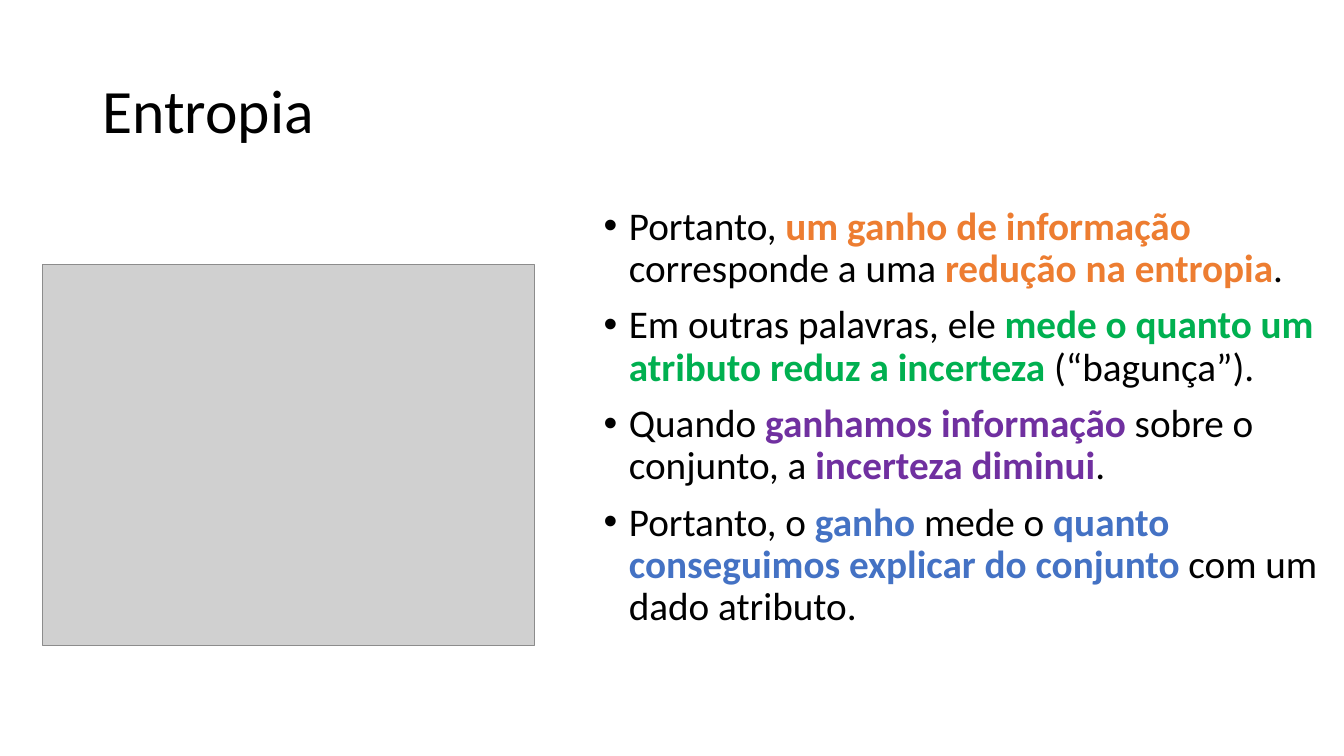
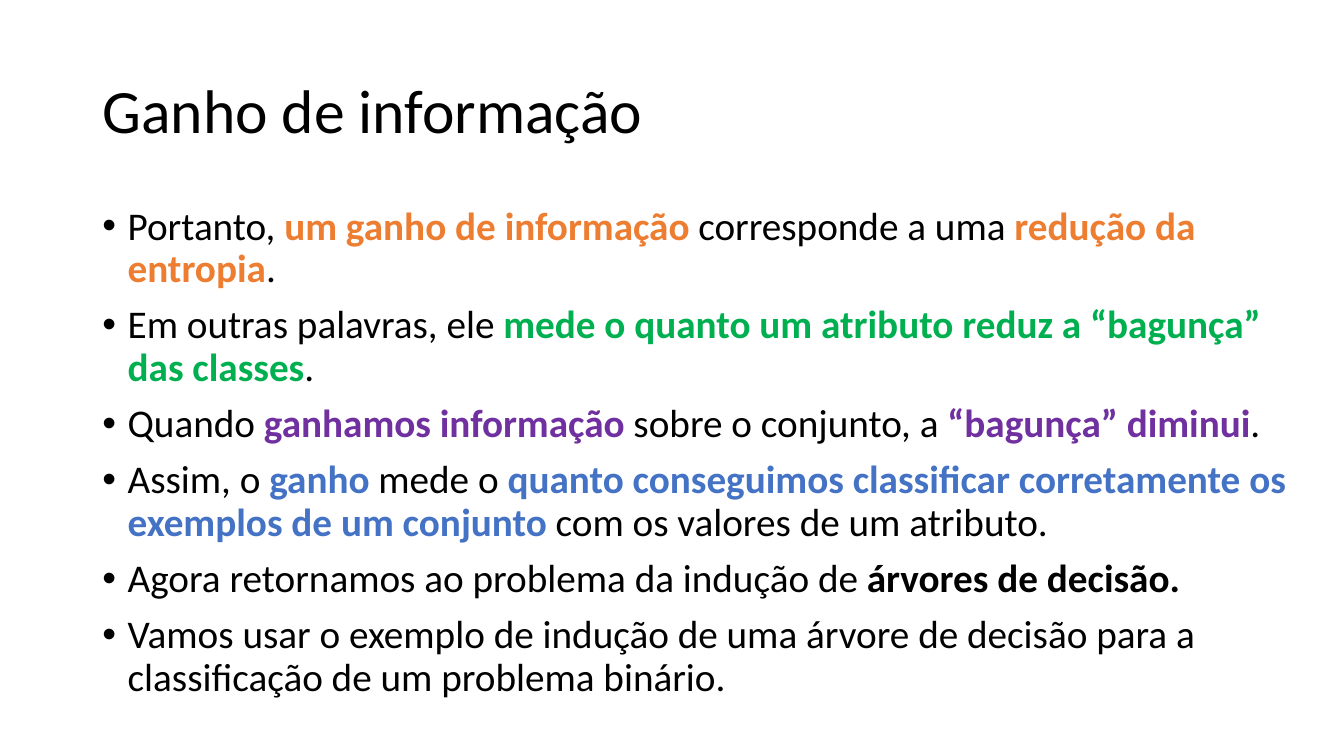
Before and after one commit to zz4fap/c24_inteligencia_artificial, a slide deck: slide 24 of slides/C24_Árvores_de_decisão.pptx (slide 27 before the commit). Drawn at 1344x756 pixels with LibreOffice and Linux fonts; fonts in the diff are those of the drawing; grey boxes stand for pictures. Boxes give left, top, right and bottom in pixels: in the first picture for what was removed or moved away, otherwise in the second. Text is boxed around its words. In the diff, an @@ line names an element or a change of style, - is before the commit and + after.

```diff
--- a/slides/C24_Árvores_de_decisão.pptx
+++ b/slides/C24_Árvores_de_decisão.pptx
@@ title at <box>102,90,643,144</box>: text changed @@
-Entropia
+Ganho de informação
@@ text at <box>128,212,1286,698</box>: text changed; bold off @@
-• Portanto, um ganho de informação corresponde a uma redução na entropia.
-• Em outras palavras, ele mede o quanto um atributo reduz a incerteza (“bagunça”).
-• Quando ganhamos informação sobre o conjunto, a incerteza diminui.
-• Portanto, o ganho mede o quanto conseguimos explicar do conjunto com um dado atributo.
+• Portanto, um ganho de informação corresponde a uma redução da entropia.
+• Em outras palavras, ele mede o quanto um atributo reduz a “bagunça” das classes.
+• Quando ganhamos informação sobre o conjunto, a “bagunça” diminui.
+• Assim, o ganho mede o quanto conseguimos classificar corretamente os exemplos de um conjunto com os valores de um atributo.
+• Agora retornamos ao problema da indução de árvores de decisão.
+• Vamos usar o exemplo de indução de uma árvore de decisão para a classificação de um problema binário.
@@ picture removed at <box>42,264,534,645</box> @@
```
Also in this commit, not shown: 15 other slides changed, 2 slides added, 11 slides removed.
